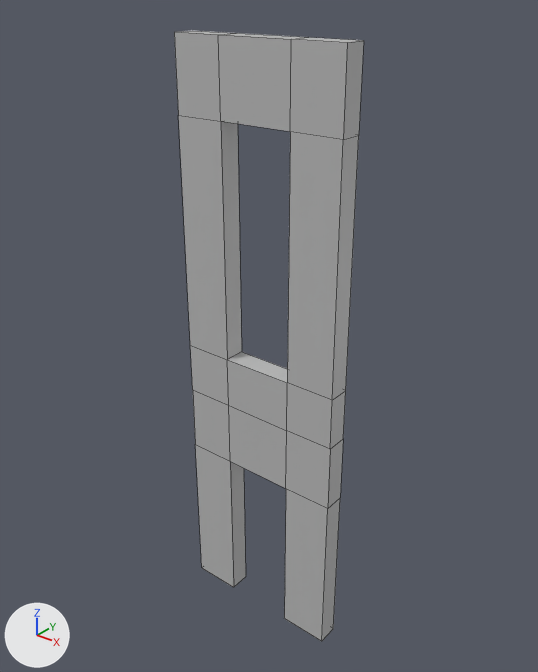
The FBX model Assets/Meshes/BuildingModules/FrontStaircaseWall.fbx as it was, and as the next commit left it.
The view is the same before and after, from a 50 mm camera at (0.3012, -0.0565, 0.076) aimed at (0.2548, 0.0015, 0.0401). Lighting does not change. The marker at lower left points along +X, +Y and +Z. Mesh edges are drawn as thin lines. Where no turn or scale is listed for an object, it has been applied to the vertices.

Names of what the first picture shows: 'FrontStaircaseWall'.
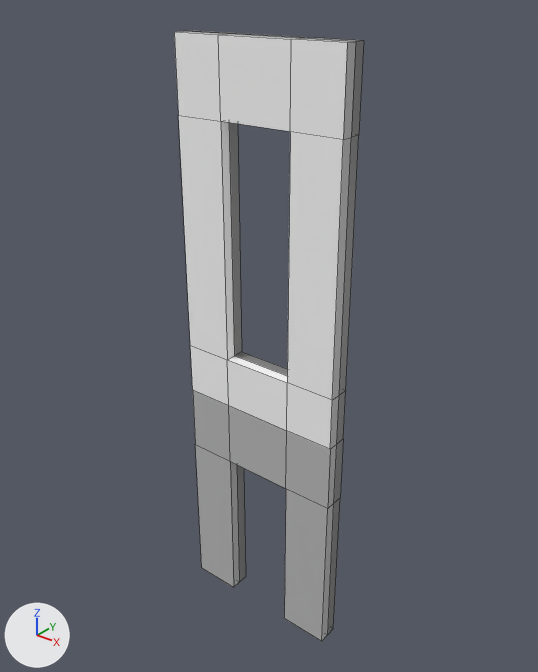
Boxes (x1, y1, x2, y2) around the edits, measured in the pictures (538 x 672 px):
part 1 of me_mesh, built on: (178, 30, 364, 641) in both
part 2 of me_mesh, recoloured: (174, 32, 347, 449) in both

Edits to the bpy script that builds the scene:
```text
Add mat_lambert2:
    mat_lambert2 = principled_material('lambert2')
    mat_lambert2.base_color = (0.213, 0.213, 0.213)  # grey #7f7f7f
Add mat_lambert3:
    mat_lambert3 = principled_material('lambert3')
    mat_lambert3.base_color = (1.0, 1.0, 1.0)  # white #ffffff
Change me_mesh:
    used by ob_frontstaircasewall; location = (0.2553, 0.0, 0.037)
    remove me_mesh.from_pydata(...)  # 48 vertices, 48 faces; spans x -0.01..0.01, y -0.0013..0.0013, z -0.034..0.034
    add me_mesh.from_pydata(...)  # 70 vertices, 70 faces; spans x -0.01..0.01, y -0.0013..0.0013, z -0.034..0.034
    me_mesh part 1
    22 faces are deleted
    14 new vertices lie (0.0, -0.0012, 0.0) away from vertices in x -0.01..0.01, y 0.0012, z -0.034..0.0
    8 new vertices lie (0.0, 0.0012, 0.0) away from vertices in x -0.01..0.01, y -0.0012, z 0.0262..0.034
    18 new faces join them, mat_lambert1 (grey #bcbcbc)
    22 new faces join them, mat_lambert2 (grey #7f7f7f)
    4 new faces join them, mat_lambert3 (white #ffffff)
    me_mesh part 2: 8 faces spanning x -0.01..0.01, y -0.0013..-0.0012, z -0.006..0.034 switch from mat_lambert1 (grey #bcbcbc) to mat_lambert3 (white #ffffff)
    add me_mesh.materials.append(mat_lambert2)  # grey #7f7f7f
```
